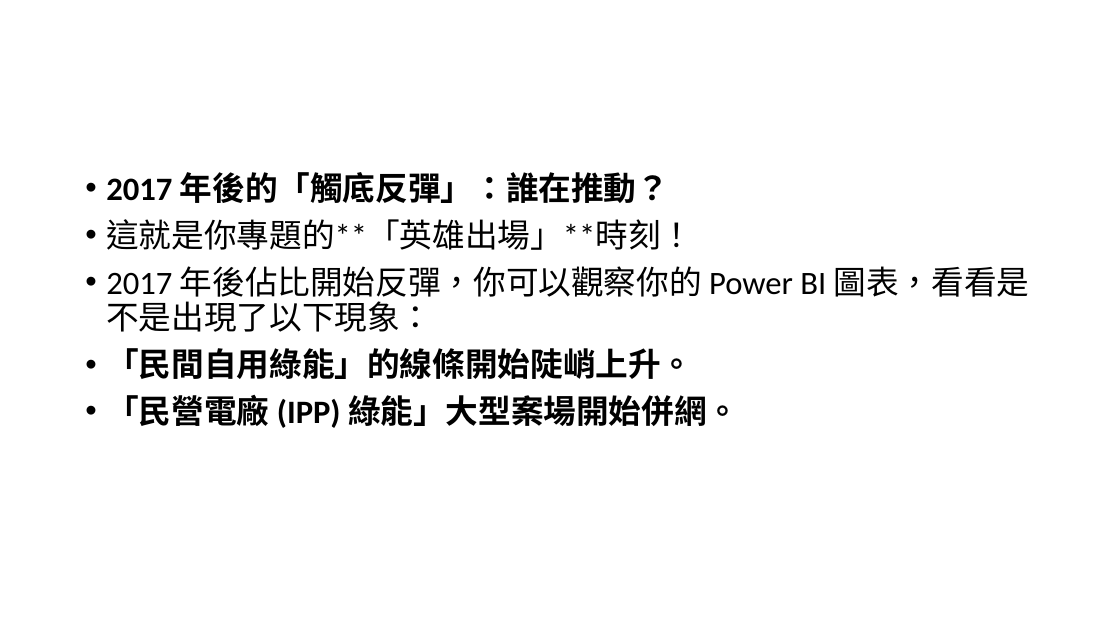
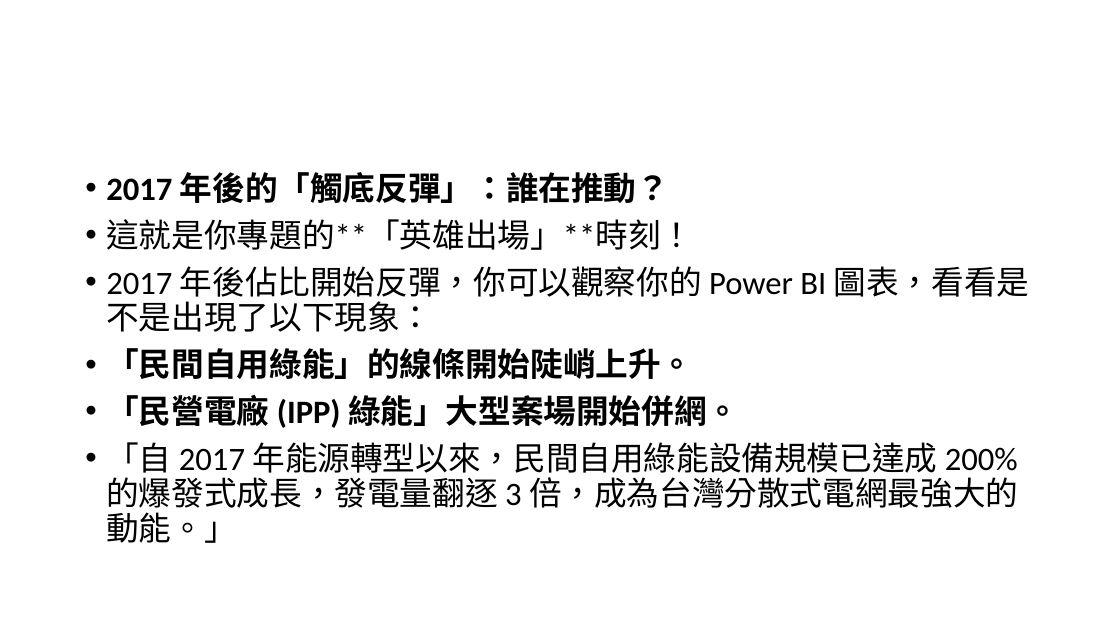
Before and after one commit to ericschu2022-ai/Final_Project, a slide deck: slide 11 of 《誰在推動綠能？——.pptx (slide 10 before the commit). Drawn at 1120x630 pixels with LibreOffice and Linux fonts; fonts in the diff are those of the drawing. Boxes give left, top, right and bottom in pixels: in the first picture for what was removed or moved away, otherwise in the second. Text is boxed around its words. In the diff, an @@ line names an element or a change of style, - is before the commit and + after.

```diff
--- a/《誰在推動綠能？——.pptx
+++ b/《誰在推動綠能？——.pptx
@@ text at [106,442,1018,543]: paragraph added @@
+• 「自 2017 年能源轉型以來，民間自用綠能設備規模已達成 200% 的爆發式成長，發電量翻逐 3 倍，成為台灣分散式電網最強大的動能。」
```
Also in this commit, not shown: 1 slide added, 3 other files.
